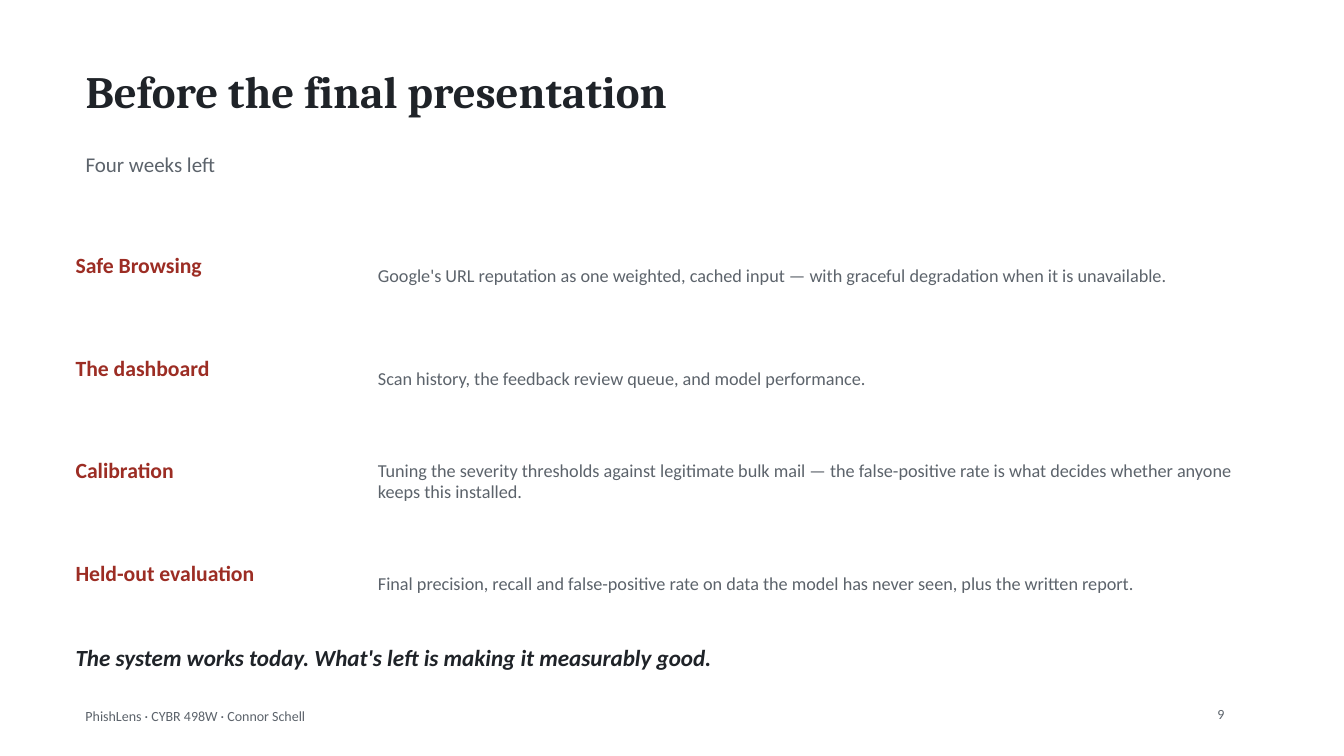
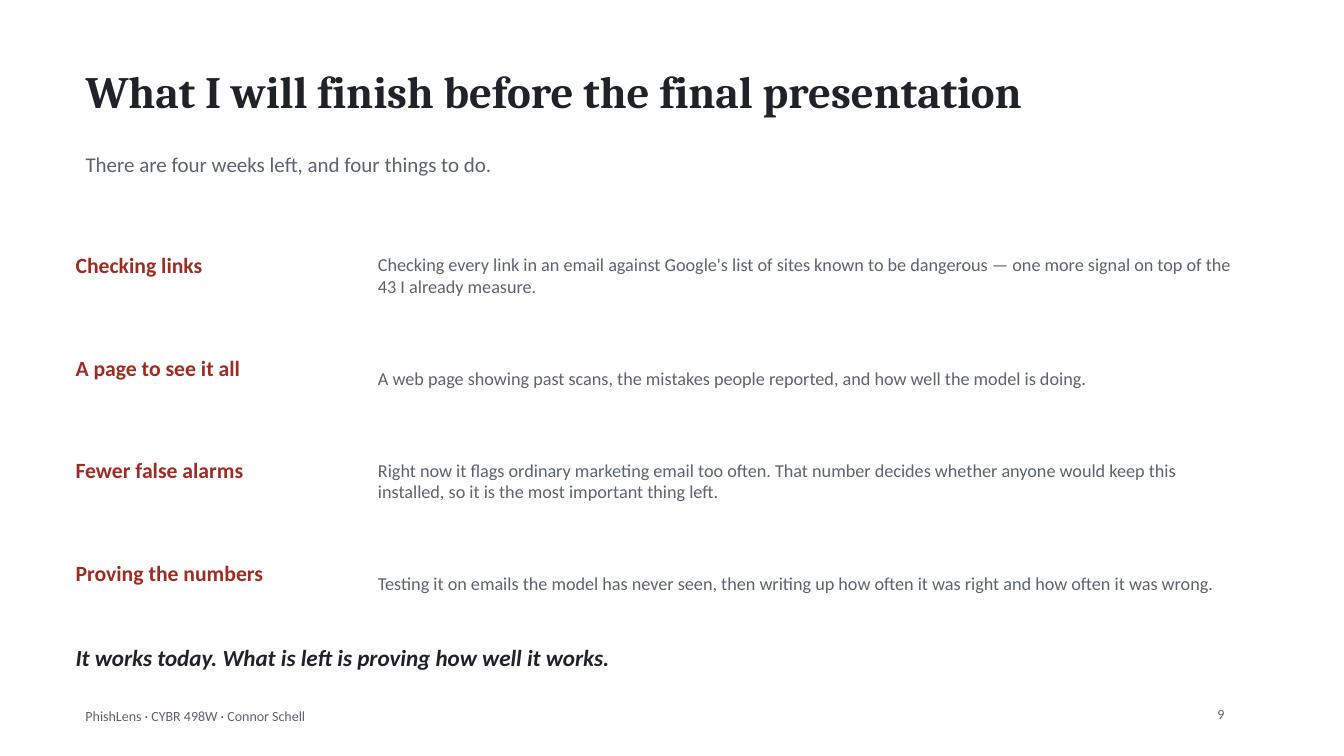
Before and after one commit to connorschell/PhishLens, a slide deck: slide 9 of 06_Deliverables/IM2_Presentation.pptx. Drawn at 1344x756 pixels with LibreOffice and Linux fonts; fonts in the diff are those of the drawing. Boxes give left, top, right and bottom in pixels: in the first picture for what was removed or moved away, otherwise in the second. Text is boxed around its words. In the diff, an @@ line names an element or a change of style, - is before the commit and + after.

```diff
--- a/06_Deliverables/IM2_Presentation.pptx
+++ b/06_Deliverables/IM2_Presentation.pptx
@@ title at [86,76,1022,118]: text changed @@
-Before the final presentation
+What I will finish before the final presentation
@@ text at [86,157,491,176]: text changed @@
-Four weeks left
+There are four weeks left, and four things to do.
@@ text at [76,257,202,277]: text changed @@
-Safe Browsing
+Checking links
@@ text at [378,258,1231,296]: text changed @@
-Google's URL reputation as one weighted, cached input — with graceful degradation when it is unavailable.
+Checking every link in an email against Google's list of sites known to be dangerous — one more signal on top of the 43 I already measure.
@@ text at [76,360,240,380]: text changed @@
-The dashboard
+A page to see it all
@@ text at [378,372,1086,388]: text changed @@
-Scan history, the feedback review queue, and model performance.
+A web page showing past scans, the mistakes people reported, and how well the model is doing.
@@ text at [76,462,243,478]: text changed @@
-Calibration
+Fewer false alarms
@@ text at [378,464,1176,501]: text changed @@
-Tuning the severity thresholds against legitimate bulk mail — the false-positive rate is what decides whether anyone keeps this installed.
+Right now it flags ordinary marketing email too often. That number decides whether anyone would keep this installed, so it is the most important thing left.
@@ text at [76,565,263,585]: text changed @@
-Held-out evaluation
+Proving the numbers
@@ text at [378,577,1213,593]: text changed @@
-Final precision, recall and false-positive rate on data the model has never seen, plus the written report.
+Testing it on emails the model has never seen, then writing up how often it was right and how often it was wrong.
@@ text at [76,649,609,670]: text changed @@
-The system works today. What's left is making it measurably good.
+It works today. What is left is proving how well it works.
```
Also in this commit, not shown: 8 other slides changed, 7 other files.
